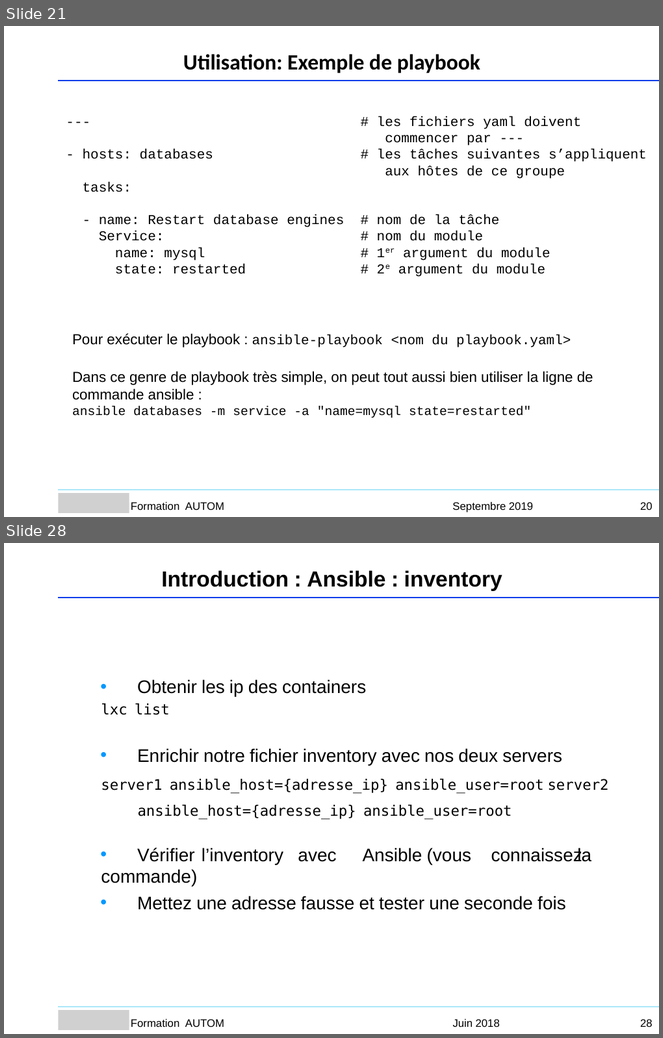
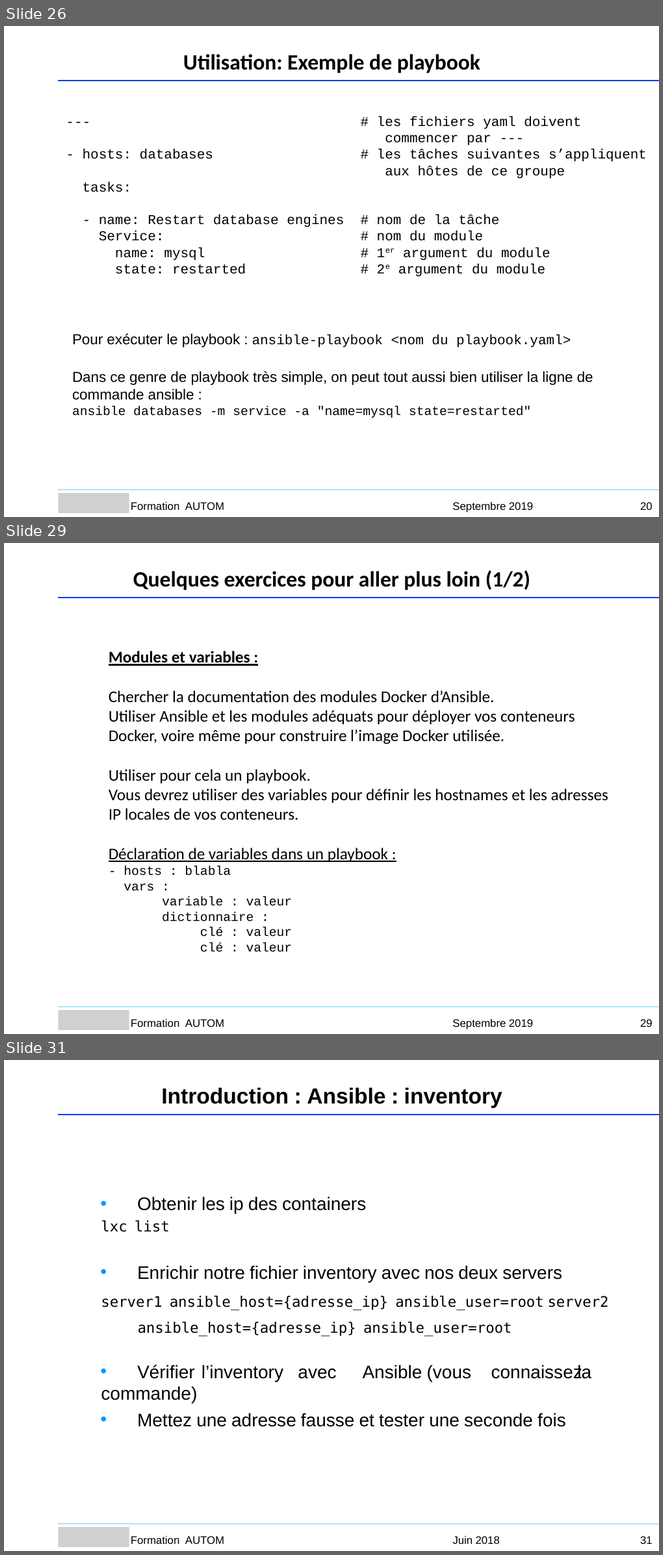
Before and after one commit to Sputnik93/cours_ansible, a slide deck: Ansible_support_cours_AGO.ppt. Shown one above the other, each under a label of ours: slides 21 and 28 before the commit, slides 26, 29 and 31 after it; the slides between them are not shown. The pictures are 663x1038 and 663x1555 pixels, drawn with LibreOffice and Linux fonts; fonts in the diff are those of the drawing; grey boxes stand for pictures; background and template pictures are left out. Boxes give left, top, right and bottom in pixels: in the first picture for what was removed or moved away, otherwise in the second. Text is boxed around its words. In the diff, an @@ line names an element or a change of style, - is before the commit and + after.

```diff
--- a/Ansible_support_cours_AGO.ppt
+++ b/Ansible_support_cours_AGO.ppt
@@ slide 29 added at (x1=4, y1=543, x2=659, y2=1034), background #FFFFFF @@
@@ text added at (x1=133, y1=570, x2=530, y2=590), 24 pt, text #000000, bold @@
+Quelques exercices pour aller plus loin (1/2)
@@ freeform shape added at (x1=59, y1=598, x2=659, y2=598), outline #053CE8 0.99 pt @@
@@ text added at (x1=109, y1=651, x2=608, y2=953), 18 pt, text #000000 @@
+Modules et variables :
+Chercher la documentation des modules Docker d’Ansible.
+Utiliser Ansible et les modules adéquats pour déployer vos conteneurs Docker, voire même pour construire l’image Docker utilisée.
+Utiliser pour cela un playbook.
+Vous devrez utiliser des variables pour définir les hostnames et les adresses IP locales de vos conteneurs.
+Déclaration de variables dans un playbook :
+- hosts : blabla
+vars :
+variable : valeur
+dictionnaire :
+clé : valeur
+clé : valeur
@@ freeform shape added at (x1=59, y1=1007, x2=659, y2=1007), outline #AAE7F9 0.99 pt @@
@@ picture added at (x1=59, y1=1011, x2=130, y2=1031) @@
@@ text added at (x1=131, y1=1019, x2=224, y2=1027), 12 pt, text #000000 @@
+Formation AUTOM
@@ text added at (x1=452, y1=1019, x2=533, y2=1030), 12 pt, text #000000 @@
+Septembre 2019
@@ page number added at (x1=640, y1=1019, x2=653, y2=1027), 12 pt, text #000000 @@
+29
@@ what was slide 21 is now slide 26 @@
@@ what was slide 28 is now slide 31 @@
@@ page number at (x1=640, y1=1536, x2=653, y2=1544): text changed @@
-28
+31
```
Also in this commit, not shown: 7 other slides added, 5 slides removed, 1 other file.
